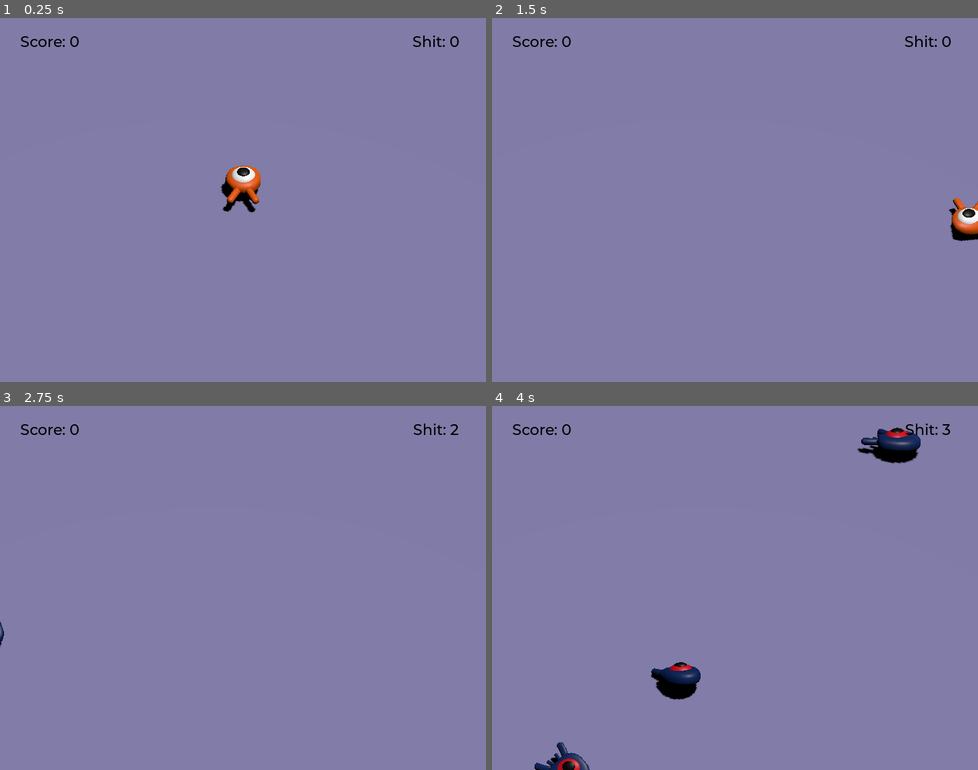
Above: before the commit, frames 1-4 (two rows, left to right).
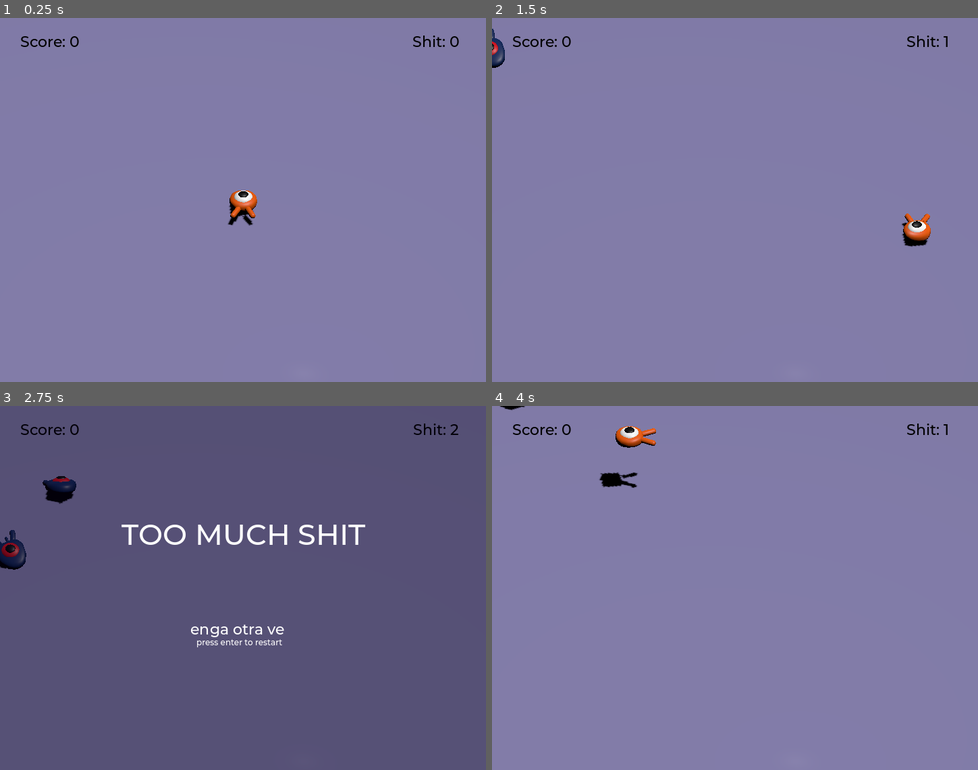
Above: after the commit, the same moments.

Repository: nilodude/squash_the_creeps_start_1.1.0
Game: Godot game, scene res://main.tscn
Same seed, same stepped clock (60 frames per second), same inputs: the game is played once before the commit and once after it.
Inputs:
- Up to frame 1 (0.25 s): no input
- Up to frame 2 (1.5 s): tap Enter (ui_accept) at 0.5 s; hold D (move_right) 0.53-1.28 s; tap Space (jump) at 0.77 s; hold S (move_back) from 1.28 s (still down)
- Up to frame 3 (2.75 s): tap Space (jump) at 1.52 s; release S (move_back) at 2.03 s; hold D (move_right) from 2.03 s (still down)
- Up to frame 4 (4 s): tap Enter (ui_accept) at 2.75 s; release D (move_right) at 2.78 s; hold W (move_forward) 2.78-3.53 s; tap Space (jump) at 3.02, 3.77 s; hold A (move_left) from 3.53 s (still down)

The runs differ from the first frame. In frame 1, 0.9% of the frame differs, in the area x 45-54%, y 40-58%; in frame 2, 1.3%; in frame 3, 100%, in the area x 0-100%, y 0-100%; in frame 4, 2.8%.

Commit message:
better enemy count. falling makes game over too

Diff:
--- a/main.tscn
+++ b/main.tscn
@@ -8,7 +8,7 @@
 [ext_resource type="Script" path="res://ShitLabel.gd" id="6_e6g5g"]
 
 [sub_resource type="BoxShape3D" id="BoxShape3D_e0x7u"]
-size = Vector3(60, 1, 60)
+size = Vector3(40, 1, 50)
 
 [sub_resource type="StandardMaterial3D" id="StandardMaterial3D_0rjkt"]
 transparency = 1
@@ -18,7 +18,7 @@
 
 [sub_resource type="BoxMesh" id="BoxMesh_aiq5n"]
 material = SubResource("StandardMaterial3D_0rjkt")
-size = Vector3(60, 1, 60)
+size = Vector3(40, 1, 50)
 
 [sub_resource type="StandardMaterial3D" id="StandardMaterial3D_h8ywh"]
 albedo_color = Color(1, 0.32549, 0.309804, 1)
@@ -28,7 +28,7 @@
 
 [sub_resource type="Curve3D" id="Curve3D_1w4xr"]
 _data = {
-"points": PackedVector3Array(0, 0, 0, 0, 0, 0, -22.6747, 0, -12.4588, 0, 0, 0, 0, 0, 0, 21.9814, 0, -12.4196, 0, 0, 0, 0, 0, 0, 21.668, 0, 15.3925, 0, 0, 0, 0, 0, 0, -21.8129, 0, 15.6276, 0, 0, 0, 0, 0, 0, -22.6747, 0, -12.4588),
+"points": PackedVector3Array(0, 0, 0, 0, 0, 0, -18.5062, 0, -23.6351, 0, 0, 0, 0, 0, 0, 18.9358, 0, -23.6351, 0, 0, 0, 0, 0, 0, 19.2231, 0, 24.2447, 0, 0, 0, 0, 0, 0, -19.2723, 0, 24.4362, 0, 0, 0, 0, 0, 0, -18.6977, 0, -23.8266),
 "tilts": PackedFloat32Array(0, 0, 0, 0, 0)
 }
 point_count = 5
@@ -64,30 +64,30 @@
 transform = Transform3D(1, 0, 0, 0, 0.717507, 0.696552, 0, -0.696552, 0.717507, 0, 13.8382, 15.7706)
 
 [node name="Camera3D" type="Camera3D" parent="CameraPivot"]
-transform = Transform3D(1, 0, 0, 0, 0.998563, -0.0535735, 0, 0.0535735, 0.998563, 0, -1.01467, 1.0452)
+transform = Transform3D(1, 0, 0, 0, 0.99402, -0.109197, 0, 0.109197, 0.99402, 0, -1.01467, 1.0452)
 projection = 1
-size = 20.999
+size = 26.999
 near = 0.001
-far = 150.0
+far = 404.59
 
 [node name="Cylinders" type="Node3D" parent="."]
 
 [node name="MeshInstance3D" type="MeshInstance3D" parent="Cylinders"]
-transform = Transform3D(1, 0, 0, 0, 1, 0, 0, 0, 1, -22.7364, 0.933423, -16.0105)
+transform = Transform3D(1, 0, 0, 0, 1, 0, 0, 0, 1, -19.4102, 0.933423, -23.8128)
 mesh = SubResource("CylinderMesh_n6t6g")
 
 [node name="MeshInstance3D2" type="MeshInstance3D" parent="Cylinders"]
-transform = Transform3D(1, 0, 0, 0, 1, 0, 0, 0, 1, 21.7682, 0.933423, -16.8563)
+transform = Transform3D(1, 0, 0, 0, 1, 0, 0, 0, 1, 19.2403, 0.933423, -24.0501)
 mesh = SubResource("CylinderMesh_n6t6g")
 skeleton = NodePath("")
 
 [node name="MeshInstance3D3" type="MeshInstance3D" parent="Cylinders"]
-transform = Transform3D(1, 0, 0, 0, 1, 0, 0, 0, 1, 21.4404, 0.933423, 20.7272)
+transform = Transform3D(1, 0, 0, 0, 1, 0, 0, 0, 1, 19.1786, 0.933423, 24.3241)
 mesh = SubResource("CylinderMesh_n6t6g")
 skeleton = NodePath("")
 
 [node name="MeshInstance3D4" type="MeshInstance3D" parent="Cylinders"]
-transform = Transform3D(1, 0, 0, 0, 1, 0, 0, 0, 1, -21.7898, 0.933423, 20.752)
+transform = Transform3D(1, 0, 0, 0, 1, 0, 0, 0, 1, -19.3949, 0.933423, 24.3489)
 mesh = SubResource("CylinderMesh_n6t6g")
 skeleton = NodePath("")
 
@@ -95,7 +95,7 @@
 curve = SubResource("Curve3D_1w4xr")
 
 [node name="SpawnLocation" type="PathFollow3D" parent="SpawnPath"]
-transform = Transform3D(-0.00087802, 0, -1, 0, 1, 0, 1, 0, -0.00087802, -22.6747, 0, -12.4588)
+transform = Transform3D(-4.37114e-08, 0, -1, 0, 1, 0, 1, 0, -4.37114e-08, -18.5062, 0, -23.6351)
 
 [node name="MobTimer" type="Timer" parent="."]
 autostart = true
@@ -194,4 +194,5 @@
 vertical_alignment = 1
 metadata/_edit_use_anchors_ = true
 
+[connection signal="die" from="Player" to="." method="game_over"]
 [connection signal="timeout" from="MobTimer" to="." method="_on_mob_timer_timeout"]
--- a/mob.gd
+++ b/mob.gd
@@ -30,9 +30,6 @@
 		target_velocity.x = target_velocity.x - (1 * delta)
 		target_velocity.z = target_velocity.z - (1 * delta)
 		target_velocity.y = target_velocity.y - (1 * delta)
-
-#		rotate_y(minus*PI/8  + (randangle * delta))
-#		rotate_x(minus * PI/8  - (randangle * delta))
 
 		velocity=target_velocity
 
--- a/player.gd
+++ b/player.gd
@@ -1,5 +1,6 @@
 extends CharacterBody3D
 
+signal die
 
 @export var speed = 18
 # The downward acceleration when in the air, in meters per second squared.
@@ -56,5 +57,8 @@
 
 	velocity = target_velocity
 
+	if position.y < -10:
+		die.emit()
+
 	if not moveDisabled:
 		move_and_slide()
